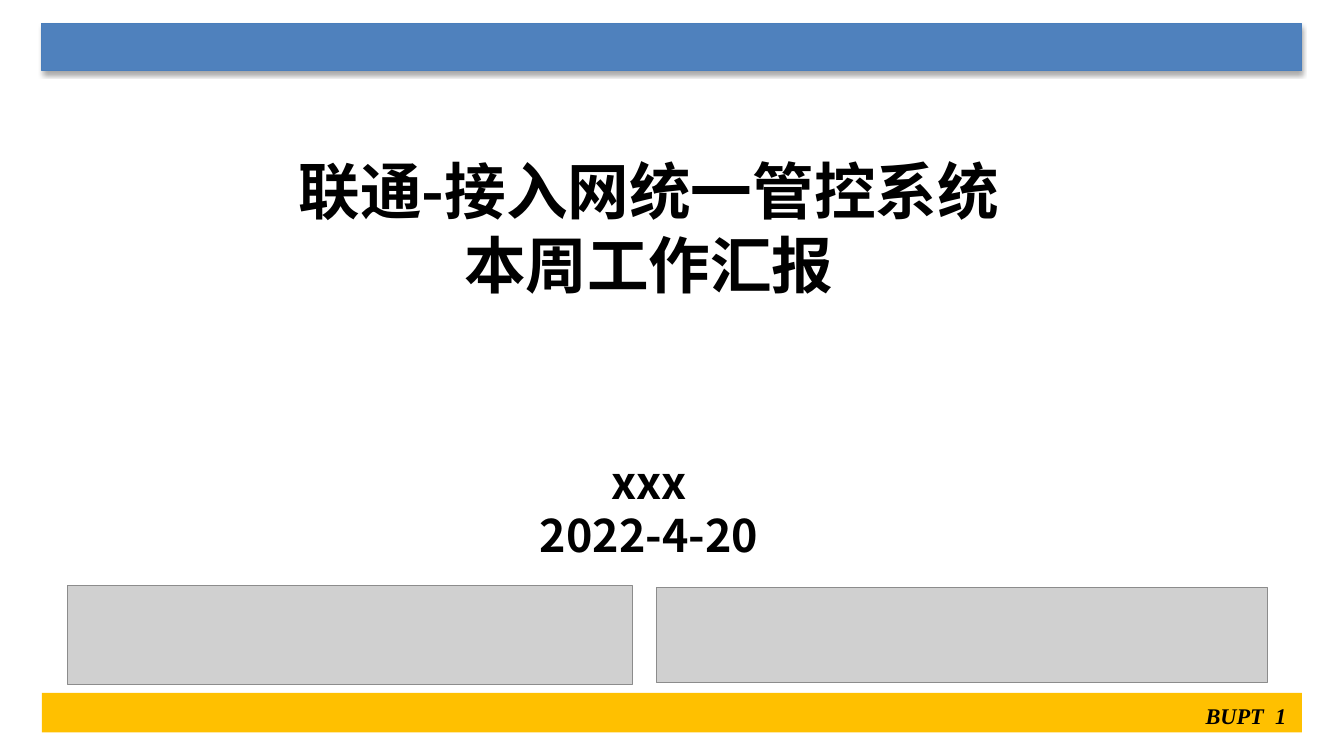
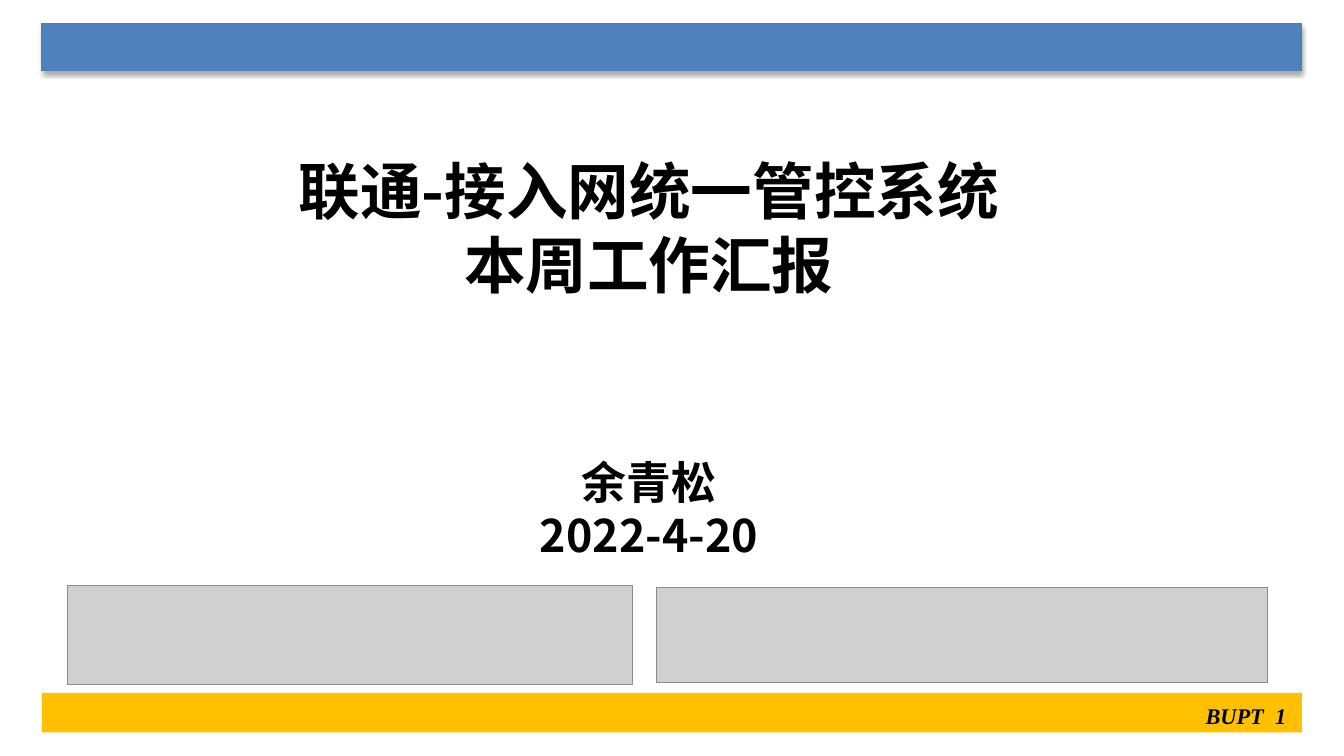
Before and after one commit to Yos6969/doc, a slide deck: slide 1 of SDN/联通-接入网统一管控系统--XXX.pptx. Drawn at 1344x756 pixels with LibreOffice and Linux fonts; fonts in the diff are those of the drawing; grey boxes stand for pictures. Boxes give left, top, right and bottom in pixels: in the first picture for what was removed or moved away, otherwise in the second. Text is boxed around its words. In the diff, an @@ line names an element or a change of style, - is before the commit and + after.

```diff
--- a/SDN/联通-接入网统一管控系统--XXX.pptx
+++ b/SDN/联通-接入网统一管控系统--XXX.pptx
@@ text at bbox=[582, 460, 716, 503]: text changed @@
-xxx
+余青松
```
Also in this commit, not shown: 4 other slides changed, 3 slides added, 8 other files.
